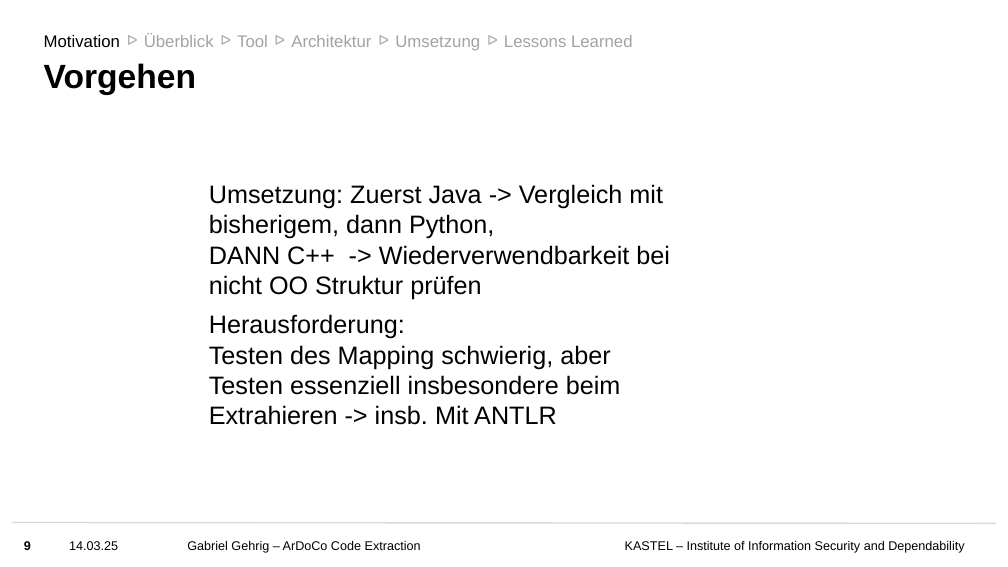
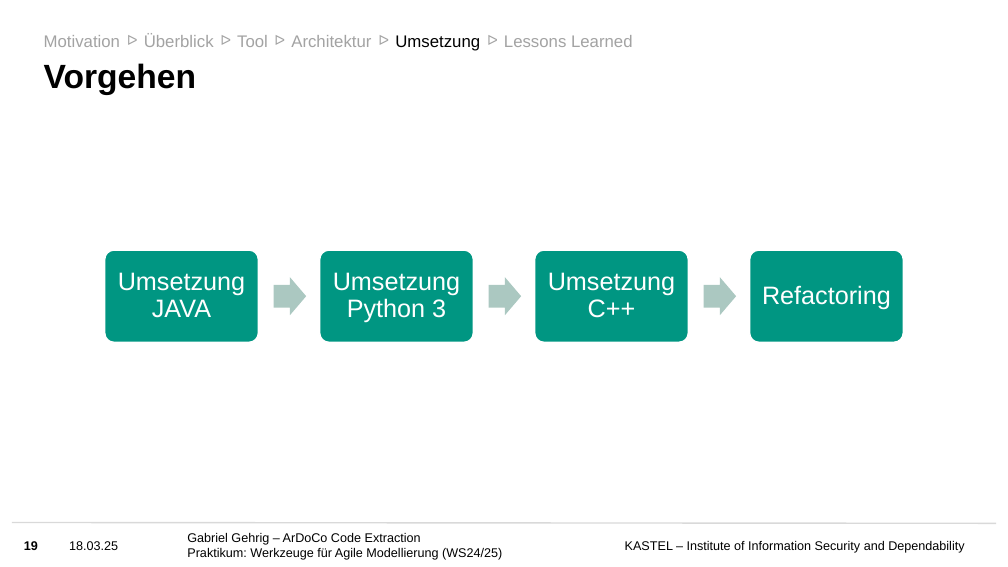
Before and after one commit to ardoco/ardoco, a slide deck: slide 19 of doc/Folien Praktikum ArDoCo.pptx (slide 9 before the commit). Drawn at 1008x567 pixels with LibreOffice and Linux fonts; fonts in the diff are those of the drawing; background and template pictures are left out. Boxes give left, top, right and bottom in pixels: in the first picture for what was removed or moved away, otherwise in the second. Text is boxed around its words. In the diff, an @@ line names an element or a change of style, - is before the commit and + after.

```diff
--- a/doc/Folien Praktikum ArDoCo.pptx
+++ b/doc/Folien Praktikum ArDoCo.pptx
@@ text "Motivation" at (44,35,120,47): text colour #000000 to #A3A3A3 @@
@@ text "Umsetzung" at (395,35,480,51): text colour #A3A3A3 to #000000 @@
@@ text removed at (209,184,670,300) @@
-Umsetzung: Zuerst Java -> Vergleich mit bisherigem, dann Python,
-DANN C++ -> Wiederverwendbarkeit bei nicht OO Struktur prüfen
@@ freeform shape added at (105,250,258,342), fill #009682, outline #FFFFFF 1 pt, 18 pt, text #FFFFFF @@
+Umsetzung JAVA
@@ freeform shape added at (320,250,473,342), fill #009682, outline #FFFFFF 1 pt, 18 pt, text #FFFFFF @@
+Umsetzung Python 3
@@ freeform shape added at (534,250,687,342), fill #009682, outline #FFFFFF 1 pt, 18 pt, text #FFFFFF @@
+Umsetzung C++
@@ freeform shape added at (750,250,903,342), fill #009682, outline #FFFFFF 1 pt, 18 pt, text #FFFFFF @@
+Refactoring
@@ freeform shape added at (273,277,305,316), fill #ABC9C1 @@
@@ freeform shape added at (489,277,521,316), fill #ABC9C1 @@
@@ freeform shape added at (704,277,736,316), fill #ABC9C1 @@
@@ text removed at (209,314,621,425) @@
-Herausforderung:
-Testen des Mapping schwierig, aber Testen essenziell insbesondere beim Extrahieren -> insb. Mit ANTLR
@@ page number at (24,541,38,550): text changed @@
-9
+19
@@ text at (69,541,118,550): text changed @@
-14.03.25
+18.03.25
@@ text at (187,548,502,560): paragraph added @@
+Praktikum: Werkzeuge für Agile Modellierung (WS24/25)
```
Also in this commit, not shown: 11 other slides changed, 13 slides added, 11 other files.
